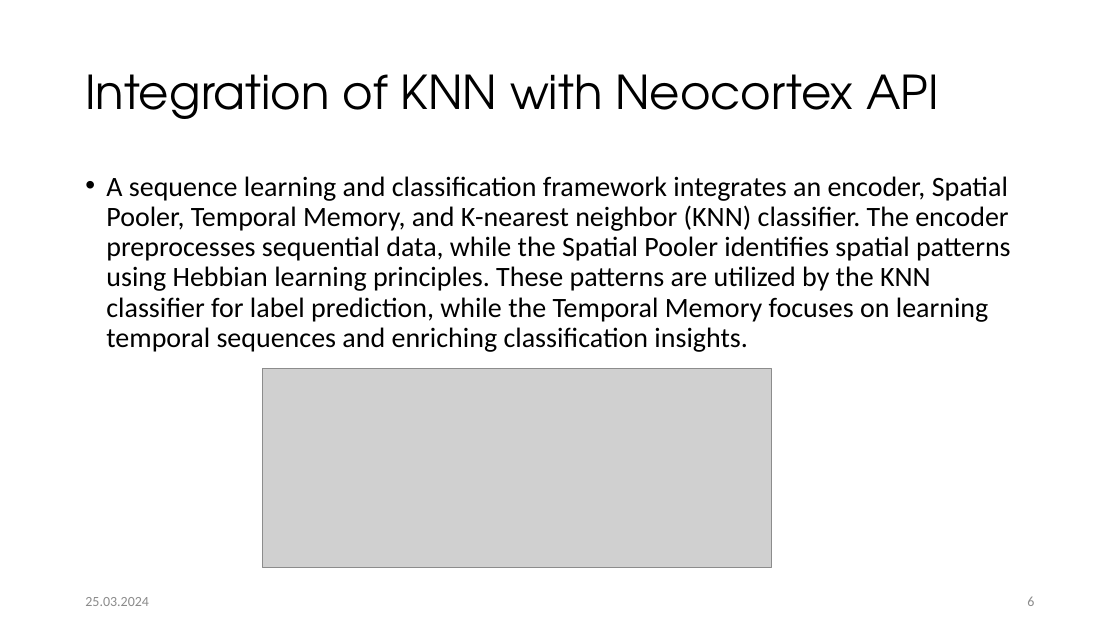
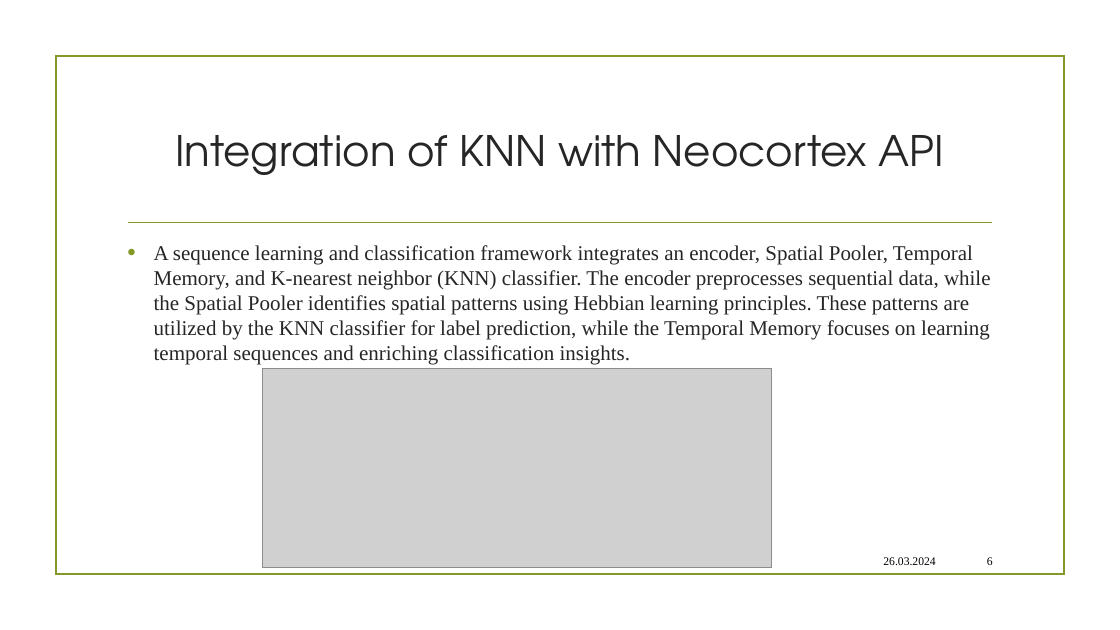
Before and after one commit to Fahad-Jabbar/neocortexapi, a slide deck: slide 6 of source/MySEProject/Documentation/Implement_the_KNN__Classifier_KNN_Quest.pptx. Drawn at 1120x630 pixels with LibreOffice and Linux fonts; fonts in the diff are those of the drawing; grey boxes stand for pictures; background and template pictures are left out. Boxes give left, top, right and bottom in pixels: in the first picture for what was removed or moved away, otherwise in the second. Text is boxed around its words. In the diff, an @@ line names an element or a change of style, - is before the commit and + after.

```diff
--- a/source/MySEProject/Documentation/Implement_the_KNN__Classifier_KNN_Quest.pptx
+++ b/source/MySEProject/Documentation/Implement_the_KNN__Classifier_KNN_Quest.pptx
@@ rectangle added at [55,56,1064,575], outline #83992A 1.25 pt @@
@@ title "Integration of KNN with Neocortex ...": place and size @@
-title "Integration of KNN with Neocortex ..." at [85,74,939,119]
+title "Integration of KNN with Neocortex ..." at [175,135,944,175]
@@ title "Integration of KNN with Neocortex ..." at [175,135,944,175]: size 40 to 36 pt, text colour #000000 to #262626; alignment left to centre; line spacing 0.9 to 1 @@
@@ text "A sequence learning and classification ...": place and size @@
-text "A sequence learning and classification ..." at [106,176,1011,352]
+text "A sequence learning and classification ..." at [154,245,991,365]
@@ text "A sequence learning and classification ..." at [154,245,991,365]: size 24 to 18 pt, font Calibri to Times New Roman, text colour #000000 to #262626; indent changed; line spacing 0.9 to 1 @@
@@ line added from (129, 223) to (992, 223), #83992A 1.25 pt @@
@@ text at [883,557,935,565]: text changed; size 12 to 10 pt; font Calibri to Times New Roman; text colour #8C8C8C to #000000 @@
-25.03.2024
+26.03.2024
@@ page number: place and size @@
-page number at [1027,597,1034,606]
+page number at [987,557,993,565]
@@ page number at [987,557,993,565]: size 12 to 10 pt, font Calibri to Times New Roman, text colour #8C8C8C to #000000 @@
```
Also in this commit, not shown: 8 other slides changed.
